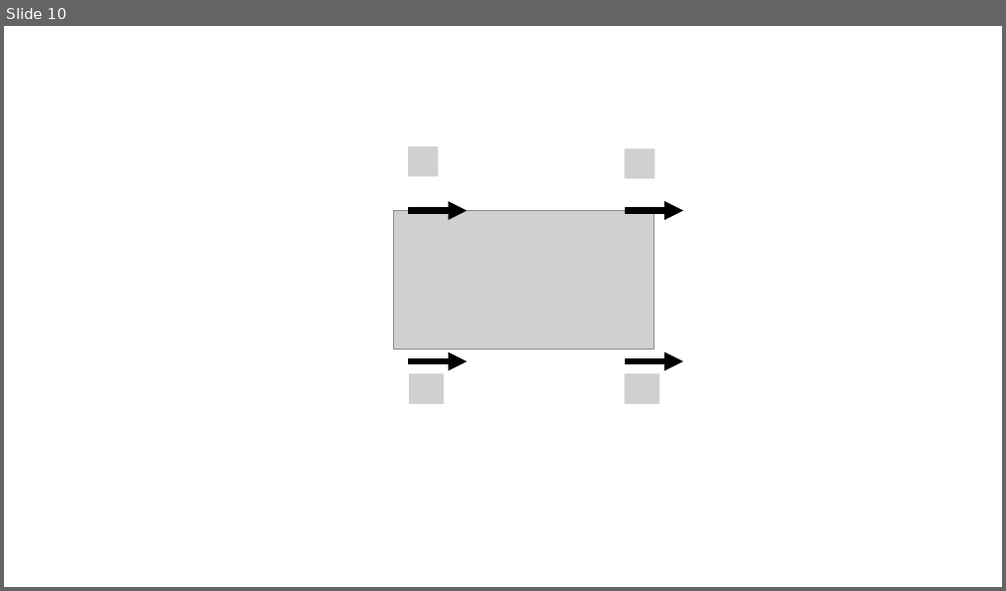
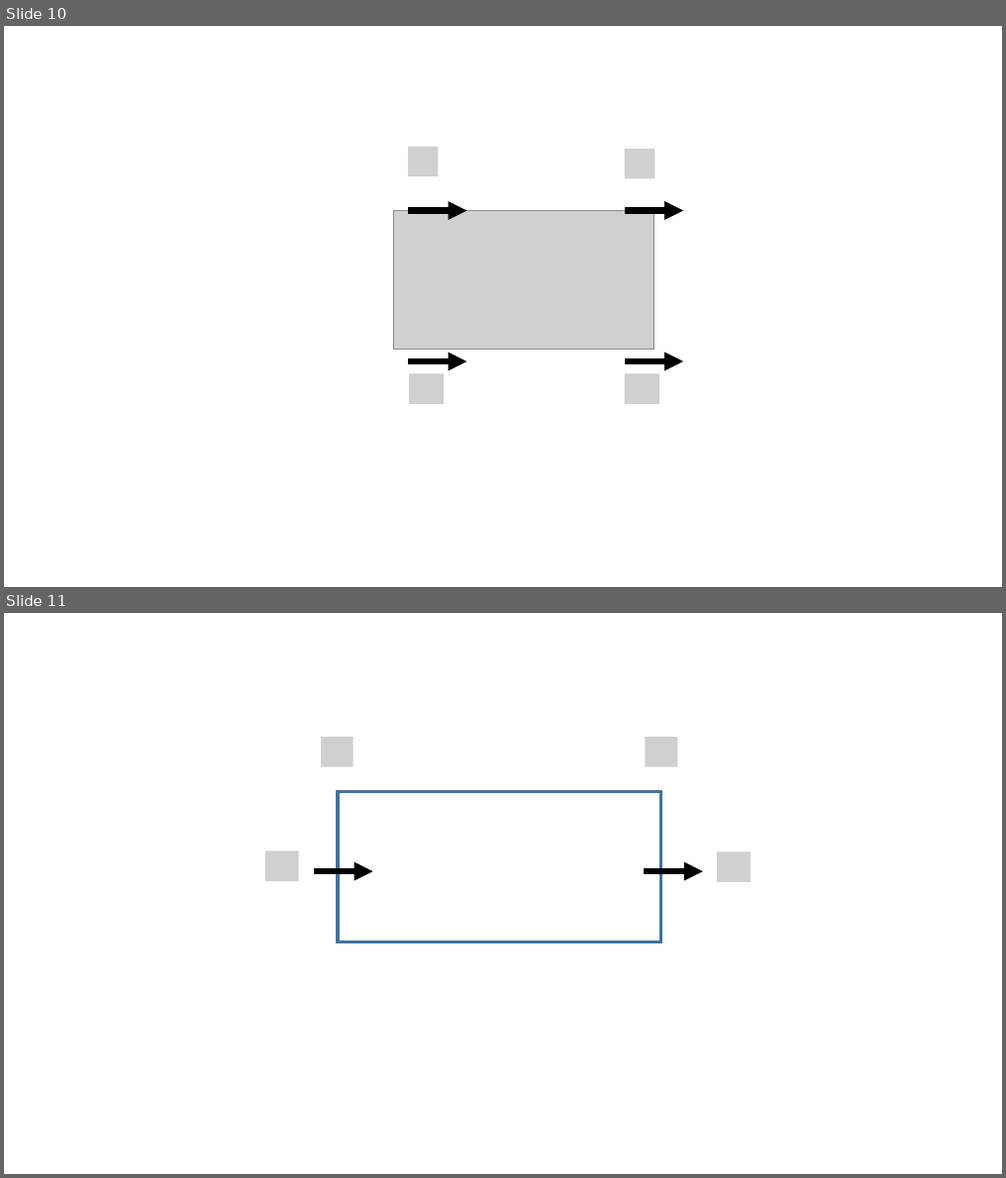
Before and after one commit to kms0523/Study, a slide deck: 그림.pptx. Shown one above the other, each under a label of ours: slide 10 before the commit, slides 10 and 11 after it. The pictures are 1006x591 and 1006x1178 pixels, drawn with LibreOffice and Linux fonts; fonts in the diff are those of the drawing; grey boxes stand for pictures. Boxes give left, top, right and bottom in pixels: in the first picture for what was removed or moved away, otherwise in the second. Text is boxed around its words. In the diff, an @@ line names an element or a change of style, - is before the commit and + after.

```diff
--- a/그림.pptx
+++ b/그림.pptx
@@ slide 11 added at (x1=4, y1=613, x2=1002, y2=1174), background #FFFFFF @@
@@ picture added at (x1=321, y1=737, x2=352, y2=766) @@
@@ picture added at (x1=645, y1=737, x2=678, y2=766) @@
@@ rectangle added at (x1=338, y1=792, x2=661, y2=943), outline #43739E 3 pt @@
@@ picture added at (x1=265, y1=851, x2=299, y2=881) @@
@@ arrow added from (314, 871) to (373, 871), #000000 6 pt @@
@@ arrow added from (645, 871) to (703, 871), #000000 6 pt @@
@@ picture added at (x1=717, y1=852, x2=750, y2=881) @@
```
Also in this commit, not shown: 1 slide removed, 12 other files.
